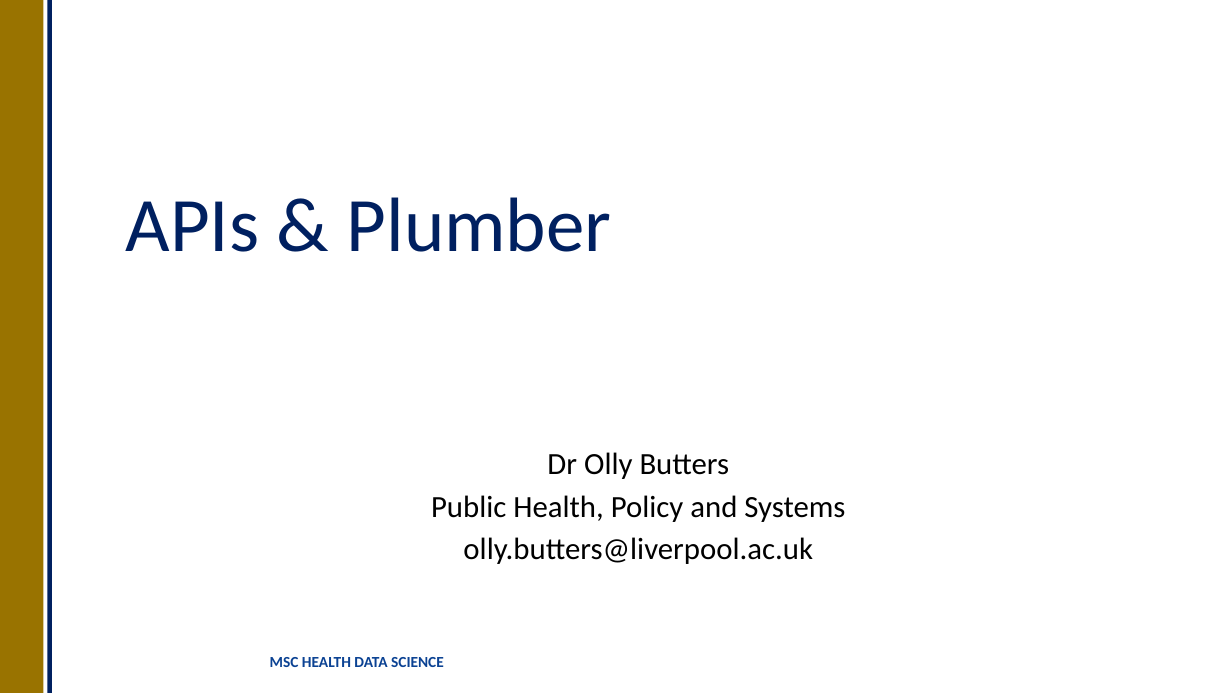
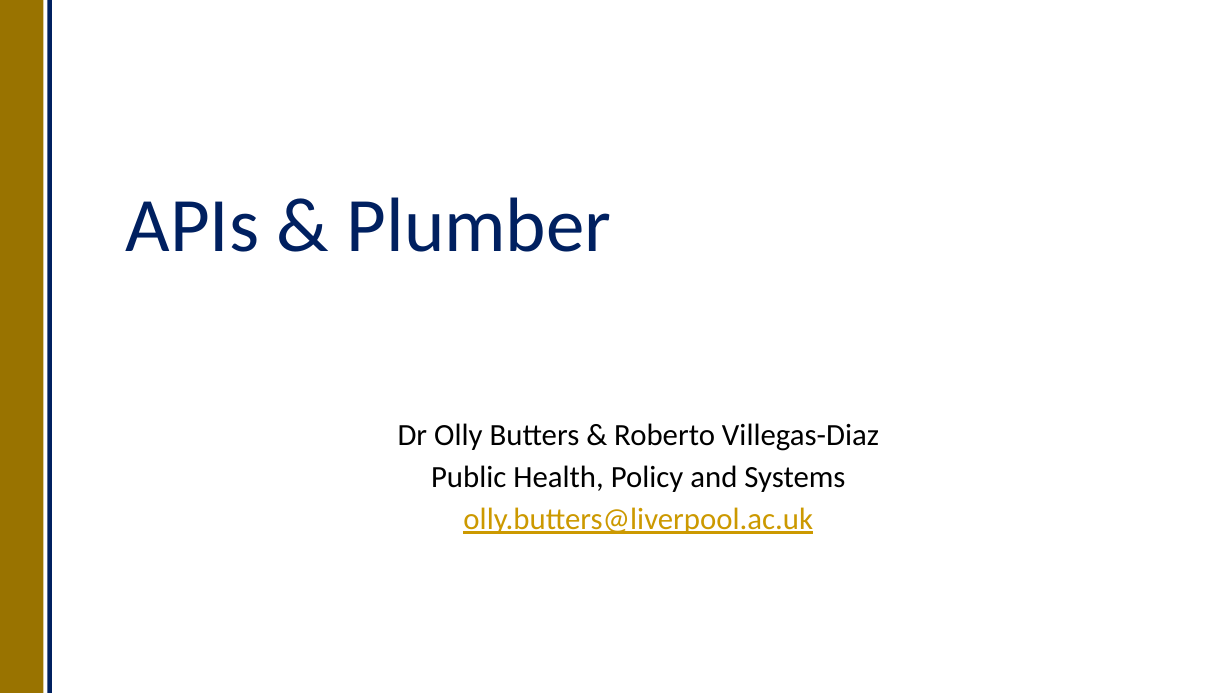
Before and after one commit to OllyButters/HDS-plumber, a slide deck: slide 1 of api_plumber_slides.pptx. Drawn at 1232x693 pixels with LibreOffice and Linux fonts; fonts in the diff are those of the drawing; background and template pictures are left out. Boxes give left, top, right and bottom in pixels: in the first picture for what was removed or moved away, otherwise in the second. Text is boxed around its words. In the diff, an @@ line names an element or a change of style, - is before the commit and + after.

```diff
--- a/api_plumber_slides.pptx
+++ b/api_plumber_slides.pptx
@@ subtitle at (398, 423, 879, 451): text changed @@
-Dr Olly Butters
+Dr Olly Butters & Roberto Villegas-Diaz
@@ subtitle at (463, 507, 813, 534): text colour #000000 to #CC9900, underline on in "olly.butters@liverpool.ac.uk" @@
@@ text removed at (270, 657, 444, 667) @@
-MSC HEALTH DATA SCIENCE
```
Also in this commit, not shown: 23 other slides changed, 2 slides added, 2 slides removed, 1 other file.
